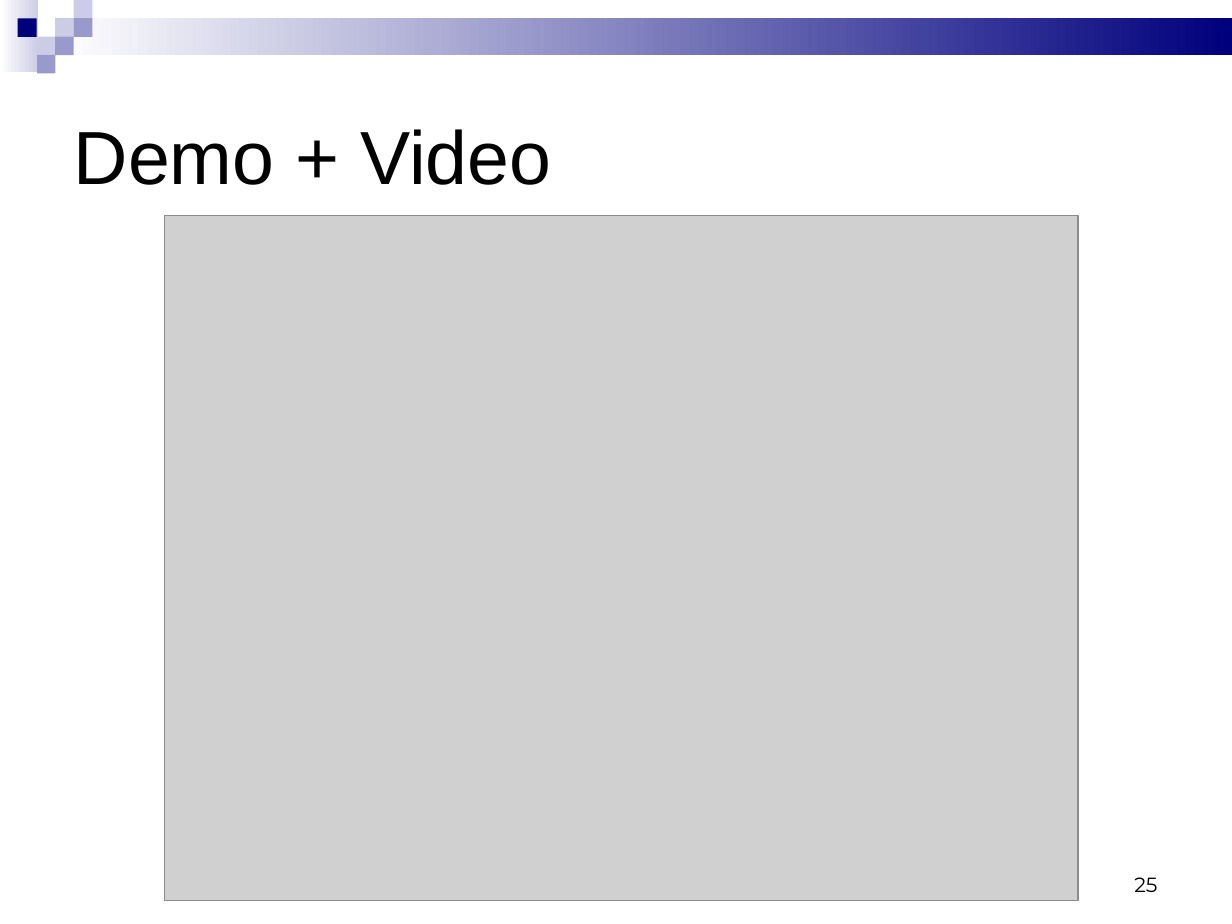
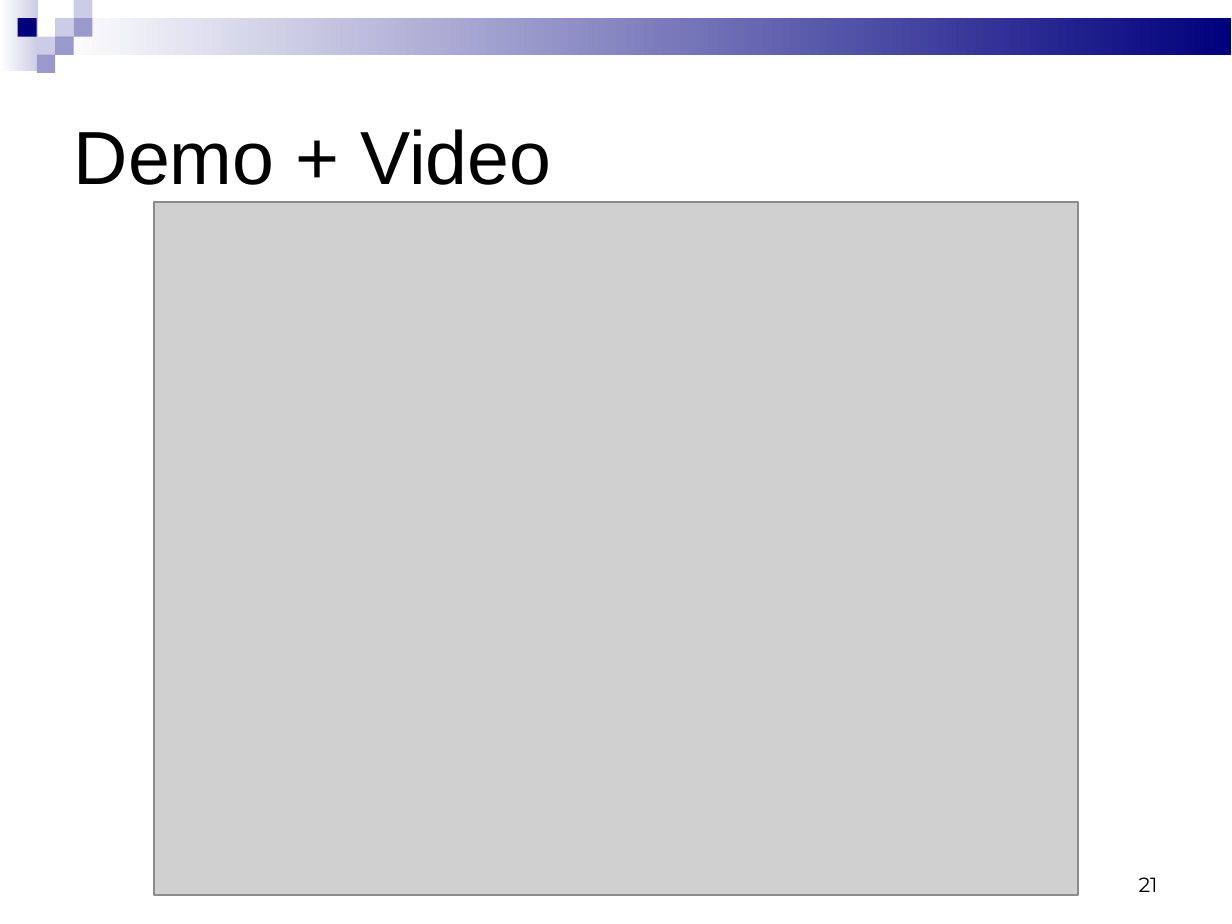
Before and after one commit to mohanraj-r/tabfour, a slide deck: slide 21 of Tab4/doc/544 Phase 3 presentation - new.ppt (slide 25 before the commit). Drawn at 1232x924 pixels with LibreOffice and Linux fonts; fonts in the diff are those of the drawing; grey boxes stand for pictures. Boxes give left, top, right and bottom in pixels: in the first picture for what was removed or moved away, otherwise in the second. Text is boxed around its words. In the diff, an @@ line names an element or a change of style, - is before the commit and + after.

```diff
--- a/Tab4/doc/544 Phase 3 presentation - new.ppt
+++ b/Tab4/doc/544 Phase 3 presentation - new.ppt
@@ picture resized from (x1=164, y1=216, x2=1078, y2=901) to (x1=154, y1=202, x2=1078, y2=896) @@
@@ page number at (x1=1139, y1=877, x2=1158, y2=892): text changed @@
-25
+21
```
Also in this commit, not shown: 8 other slides changed, 4 slides removed, 3 other files.
